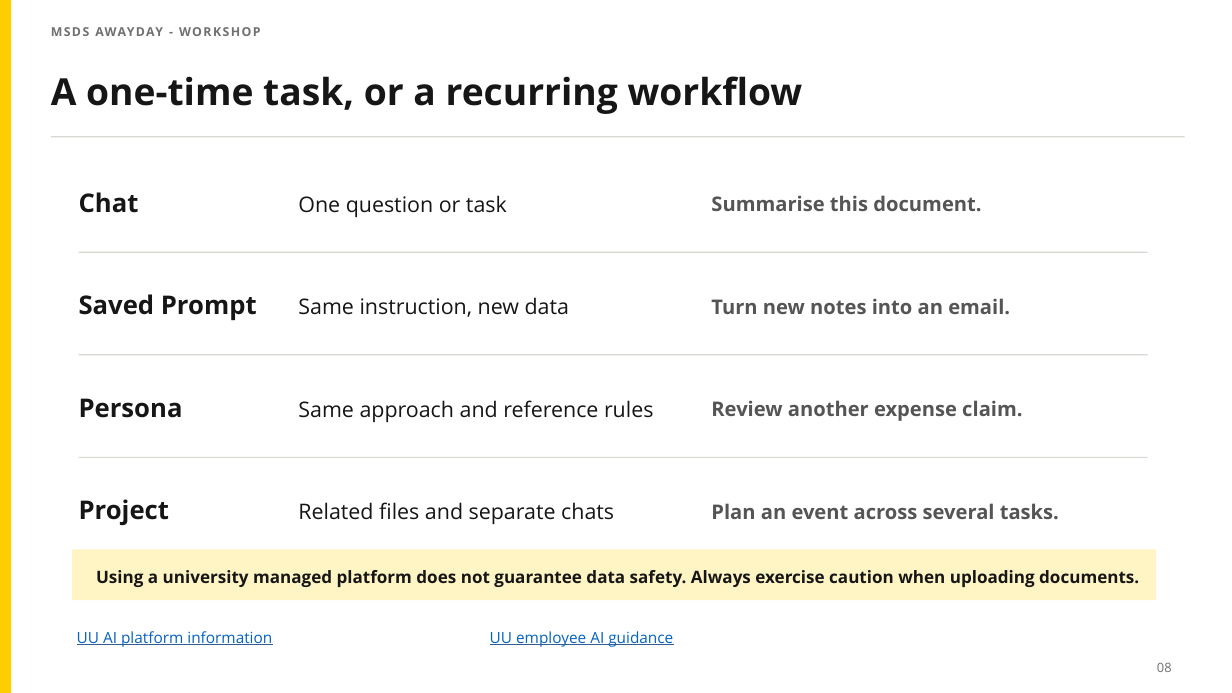
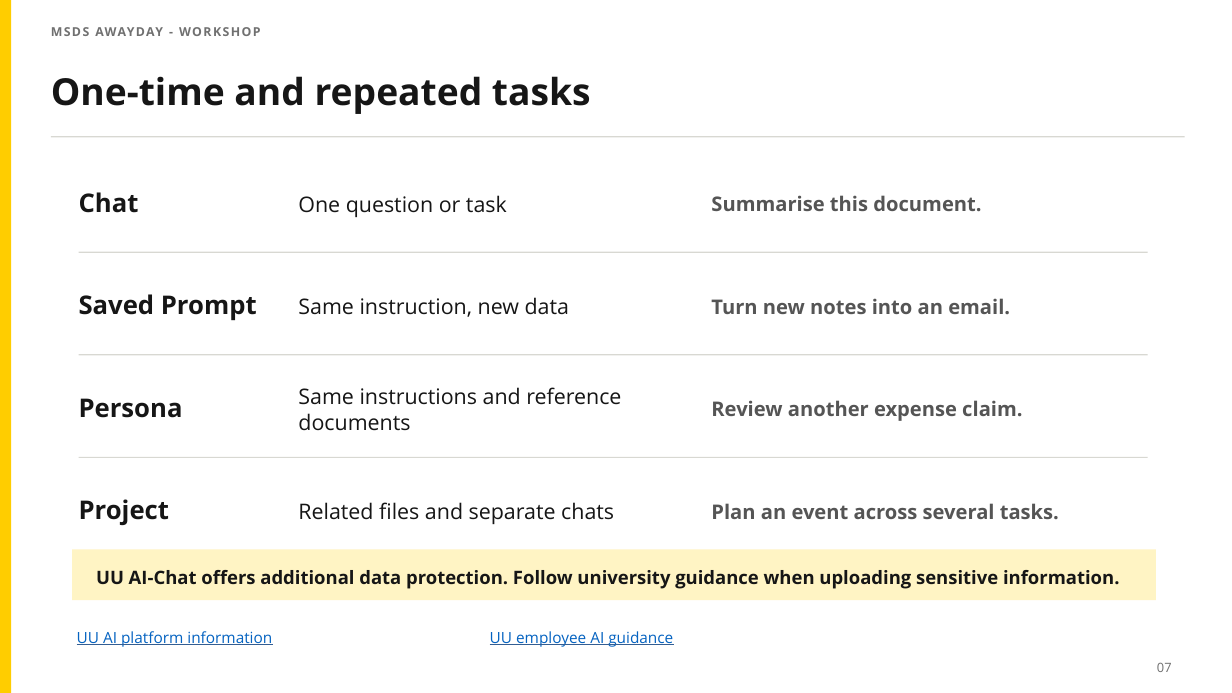
Before and after one commit to zgrtgy/msds-awayday-tutorial, a slide deck: slide 7 of slides/UU_AI_Chat_Admin_Intro.pptx. Drawn at 1232x693 pixels with LibreOffice and Linux fonts; fonts in the diff are those of the drawing. Boxes give left, top, right and bottom in pixels: in the first picture for what was removed or moved away, otherwise in the second. Text is boxed around its words. In the diff, an @@ line names an element or a change of style, - is before the commit and + after.

```diff
--- a/slides/UU_AI_Chat_Admin_Intro.pptx
+++ b/slides/UU_AI_Chat_Admin_Intro.pptx
@@ text at (51,76,591,114): text changed @@
-A one-time task, or a recurring workflow
+One-time and repeated tasks
@@ text at (298,387,621,431): text changed @@
-Same approach and reference rules
+Same instructions and reference documents
@@ text at (96,570,1119,589): text changed; size 13.3 to 14.4 pt @@
-Using a university managed platform does not guarantee data safety. Always exercise caution when uploading documents.
+UU AI-Chat offers additional data protection. Follow university guidance when uploading sensitive information.
@@ text at (1157,662,1172,672): text changed @@
-08
+07
```
Also in this commit, not shown: 9 other slides changed, 1 slide added, 2 other files.
